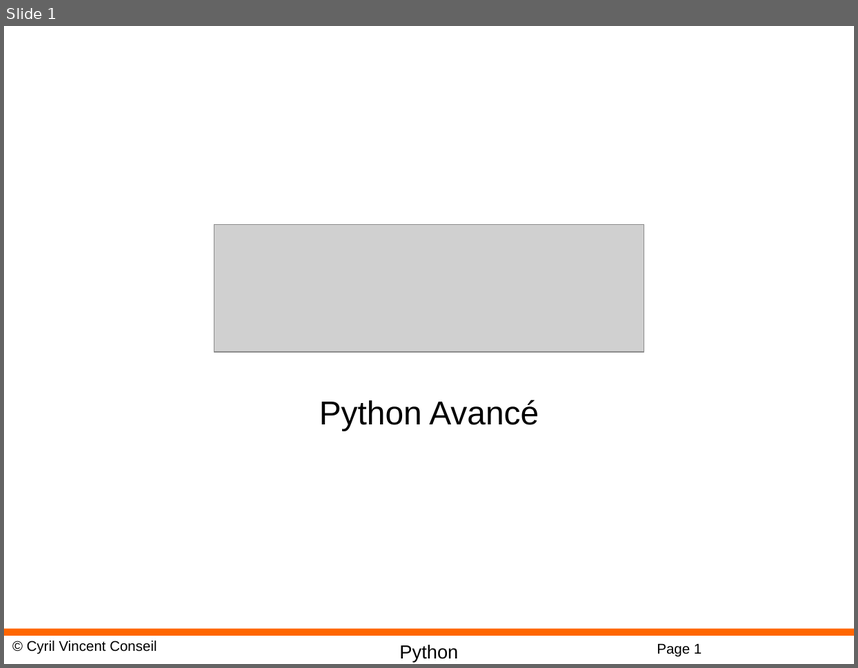
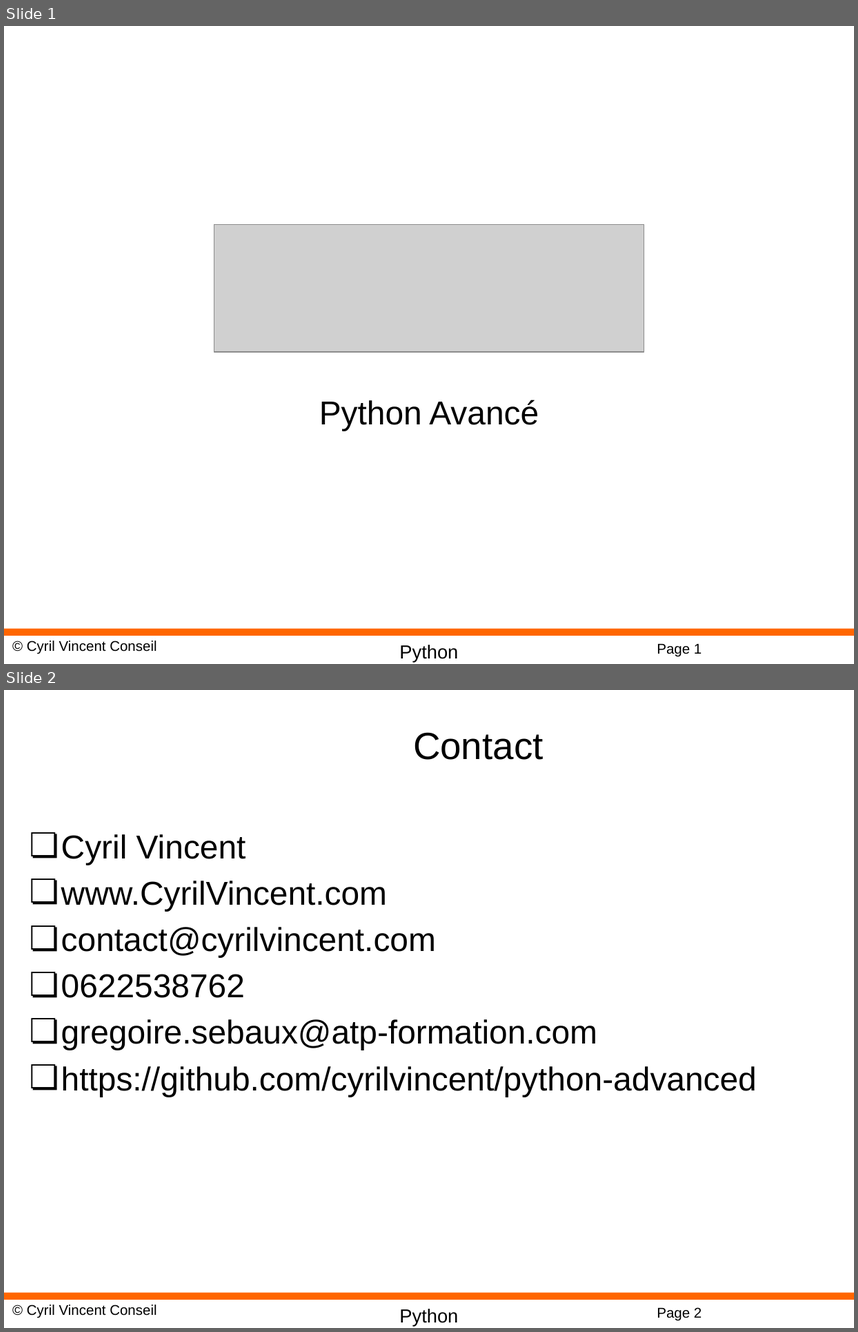
Before and after one commit to cyrilvincent/python-advanced, a slide deck: PPT/Python00-Intro.pptx. Shown one above the other, each under a label of ours: slide 1 before the commit, slides 1 and 2 after it. The pictures are 858x668 and 858x1332 pixels, drawn with LibreOffice and Linux fonts; fonts in the diff are those of the drawing; grey boxes stand for pictures; background and template pictures are left out. Boxes give left, top, right and bottom in pixels: in the first picture for what was removed or moved away, otherwise in the second. Text is boxed around its words. In the diff, an @@ line names an element or a change of style, - is before the commit and + after.

```diff
--- a/PPT/Python00-Intro.pptx
+++ b/PPT/Python00-Intro.pptx
@@ slide 2 added at bbox=[4, 690, 854, 1328], background #FFFFFF; not listed: 4 template elements that a slide beside it also shows @@
@@ title added at bbox=[413, 732, 544, 760], 32 pt, text #000000 @@
+Contact
@@ text added at bbox=[61, 834, 757, 1096], 28 pt, text #000000 @@
+❏ Cyril Vincent
+❏ www.CyrilVincent.com
+❏ contact@cyrilvincent.com
+❏ 0622538762
+❏ gregoire.sebaux@atp-formation.com
+❏ https://github.com/cyrilvincent/python-advanced
```
Also in this commit, not shown: 1 other file.
